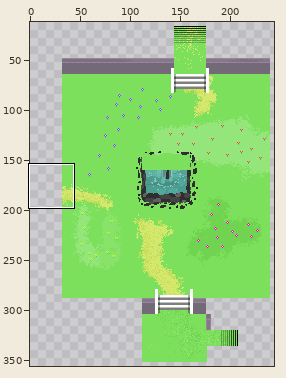
Two versions of one sprite sheet, assets/city_under_player.png. Above, an overview of the earlier version with the close-up marked.
Close-up. The starting point:
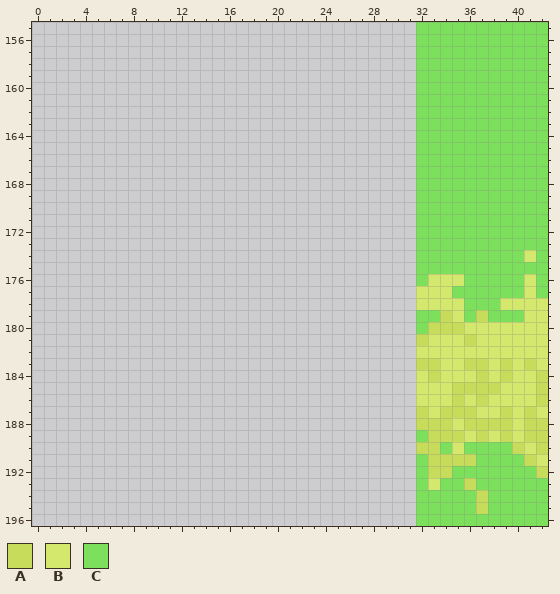
The file is 272x384 pixels. Colours within 5 levels of each other are drawn and written as one. Shown: x 0..42, y 155..196. The wide view leaves out empty margins.
Palette (. is transparent): A #c8dc5c  B #d5e86e  C #7de05d
Pixels before, first column x 32:
155 CCCCCCCCCCC
156 CCCCCCCCCCC
157 CCCCCCCCCCC
158 CCCCCCCCCCC
159 CCCCCCCCCCC
160 CCCCCCCCCCC
161 CCCCCCCCCCC
162 CCCCCCCCCCC
163 CCCCCCCCCCC
164 CCCCCCCCCCC
165 CCCCCCCCCCC
166 CCCCCCCCCCC
167 CCCCCCCCCCC
168 CCCCCCCCCCC
169 CCCCCCCCCCC
170 CCCCCCCCCCC
171 CCCCCCCCCCC
172 CCCCCCCCCCC
173 CCCCCCCCCCC
174 CCCCCCCCCBC
175 CCCCCCCCCCC
176 CBBBCCCCCBC
177 BBBCCCCCCBC
178 BBBBCCCBBBB
179 CCABCACCCBB
180 CAAABBBBBBB
181 ABBBABBBBBB
182 BBBBBBBBBBB
183 AABBAABABAB
184 BABBBABABBA
185 BBBAAAABBBA
186 BBBABABBBBA
187 ABAAABBABAB
188 AAABAAAABAA
189 CAAABABABAA
190 AACBCCCCABA
191 CAAAACCCCAB
192 CAACCCCCCCA
193 CBCCACCCCCC
194 CCCCCACCCCC
195 CCCCCACCCCC
196 CCCCCCCCCCC
The result:
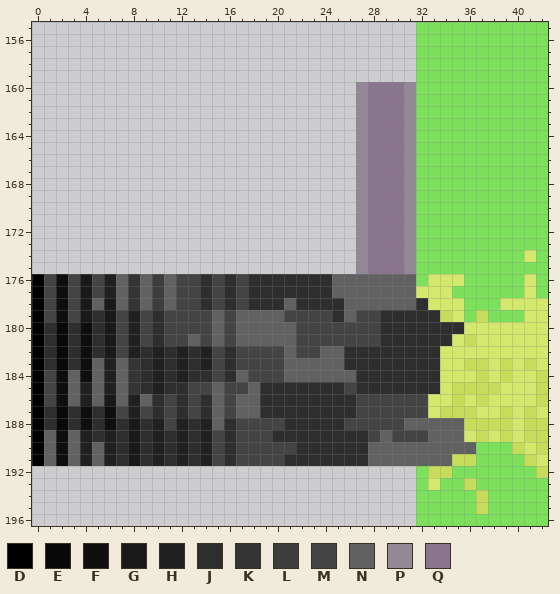
Colours new in this view: D #000000  E #080808  F #0e0e0e  G #191919  H #202020  J #2f2e2e  K #343434  L #3d3d3d  M #444444  N #616161  P #938896  Q #89758e
Change:
Changed rows in their new state; - is an unchanged pixel.
first column x 0:
160 ---------------------------PQQQP-----
161 ---------------------------PQQQP-----
162 ---------------------------PQQQP-----
163 ---------------------------PQQQP-----
164 ---------------------------PQQQP-----
165 ---------------------------PQQQP-----
166 ---------------------------PQQQP-----
167 ---------------------------PQQQP-----
168 ---------------------------PQQQP-----
169 ---------------------------PQQQP-----
170 ---------------------------PQQQP-----
171 ---------------------------PQQQP-----
172 ---------------------------PQQQP-----
173 ---------------------------PQQQP-----
174 ---------------------------PQQQP-----
175 ---------------------------PQQQP-----
176 DMFMGMHNKNLNMMJMJMJJJJJJJNNNNNNN-----
177 DMFMGMHNKNLNMMJMJMJJJJJJJNNNNNNN-----
178 DMFMGNGNKNLNMMJMJMJJJNJJJJNNNNNNJ----
179 DMFMGJGMHMJMMMMNMNNNNMMMMJNMMJJJJJ---
180 DJEJFJGMHMJMMMMNMNNNNNMMMMMMMJJJJJJJ-
181 DJEJFJGMHMJMMNMNMNNNNNMMMMMMMJJJJJJ--
182 DJEJFJGMHJHJHJHMJMMMMNMMNNJJJJJJJJ---
183 DJEJFNHNKJHJHJHMJMMMMNNNNNJJJJJJJJ---
184 DMFNFNHNKJHJHJJMJNMMMNNNNNNJJJJJJJ---
185 DMFNHNHNKJHJJMMNMMNJJJJJJJMJJJJJJJ---
186 DMFNHNGNHNJMJMJNMNNJJJJJJJJMMMMMM----
187 DJEJFJFMHMJMJMJNMNNJJJJJJJJMMMMMM----
188 DJEJFJFJGJHMHJHNJMMMMJJJJJMMMMMNNNNN-
189 DNFNHJHJGJHJHJHMJMMMJJJJJJJJMNMMMNNN-
190 DNFNHNHJGJHJHJHMJMMMMMJJJJJJNNNNNNNNN
191 DNFNHNHJGJHJHJHMJMMMMJJJJJJJNNNNNNN--
Where, in picture pixels (left, top, right, bottom), the same in both close-ups:
changed: (32, 82, 476, 466)
